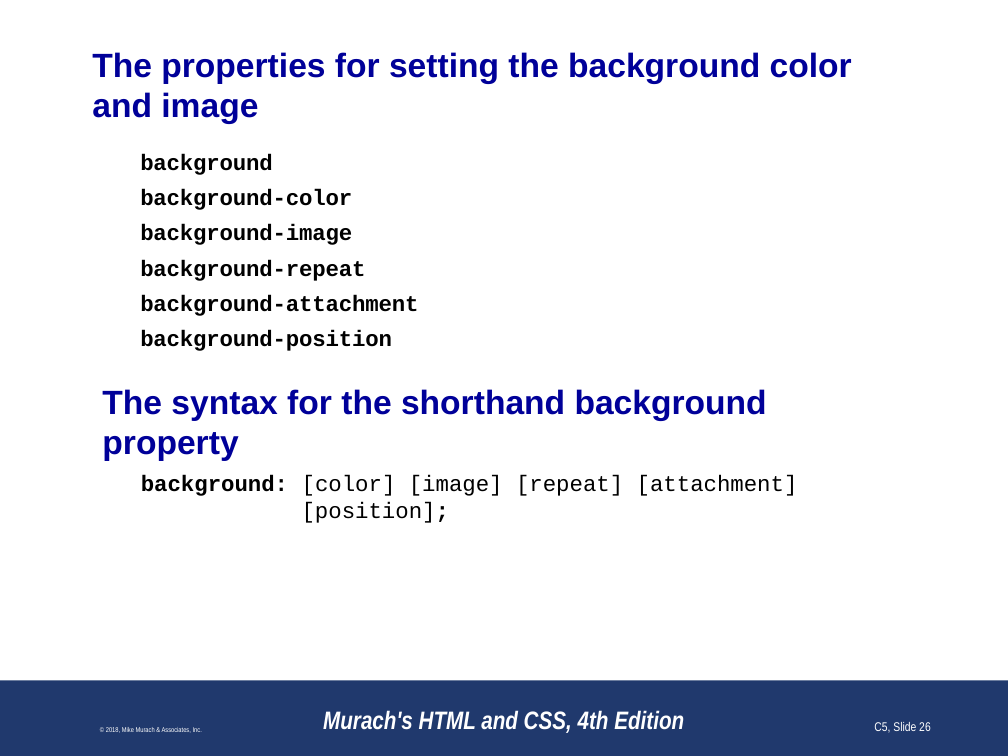
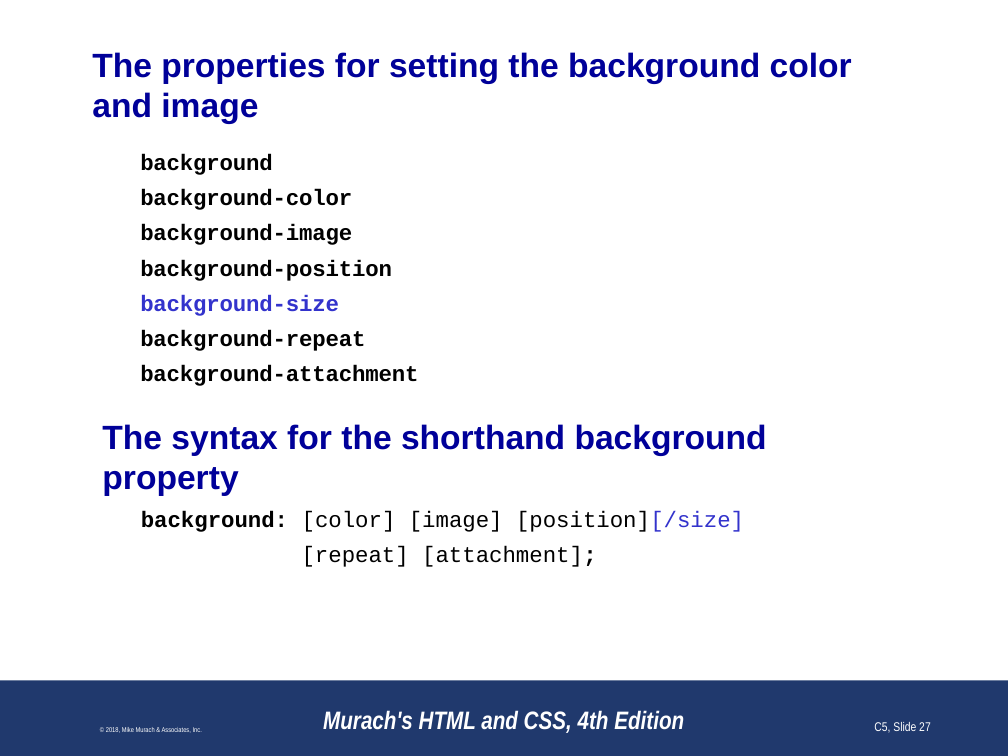
Before and after one commit to paulsmithkc/awd1000_base_lab_and_homework, a slide deck: slide 27 of murach_html_4e/slides/Chapter 5 slides (Revised).pptx (slide 26 before the commit). Drawn at 1008x756 pixels with LibreOffice and Linux fonts; fonts in the diff are those of the drawing; background and template pictures are left out. Boxes give left, top, right and bottom in pixels: in the first picture for what was removed or moved away, otherwise in the second. Text is boxed around its words. In the diff, an @@ line names an element or a change of style, - is before the commit and + after.

```diff
--- a/murach_html_4e/slides/Chapter 5 slides (Revised).pptx
+++ b/murach_html_4e/slides/Chapter 5 slides (Revised).pptx
@@ text at (x1=140, y1=259, x2=392, y2=316): paragraphs added @@
+background-position
+background-size
@@ text at (x1=140, y1=330, x2=392, y2=351): paragraph removed @@
-background-position
@@ text at (x1=141, y1=511, x2=744, y2=567): text changed @@
-background: [color] [image] [repeat] [attachment]
-[position];
+background: [color] [image] [position][/size]
+[repeat] [attachment];
@@ page number at (x1=874, y1=722, x2=931, y2=733): text changed @@
-C5, Slide 26
+C5, Slide 27
```
Also in this commit, not shown: 27 other slides changed, 1 slide added, 2 slides removed.
